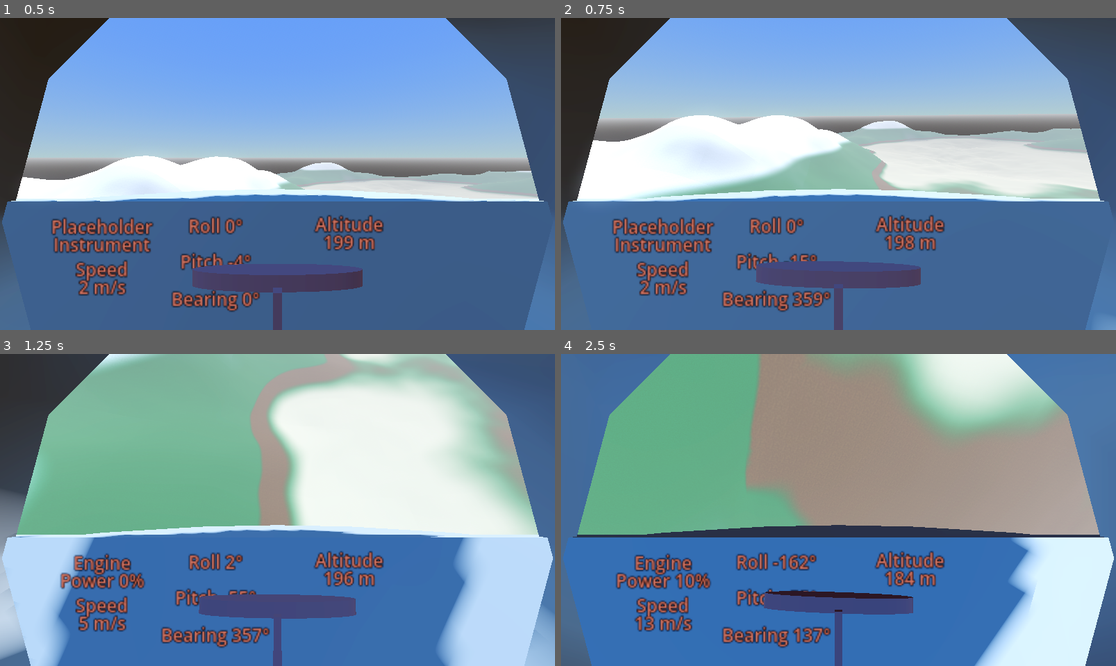
Above: before the commit, frames 1-4 (two rows, left to right).
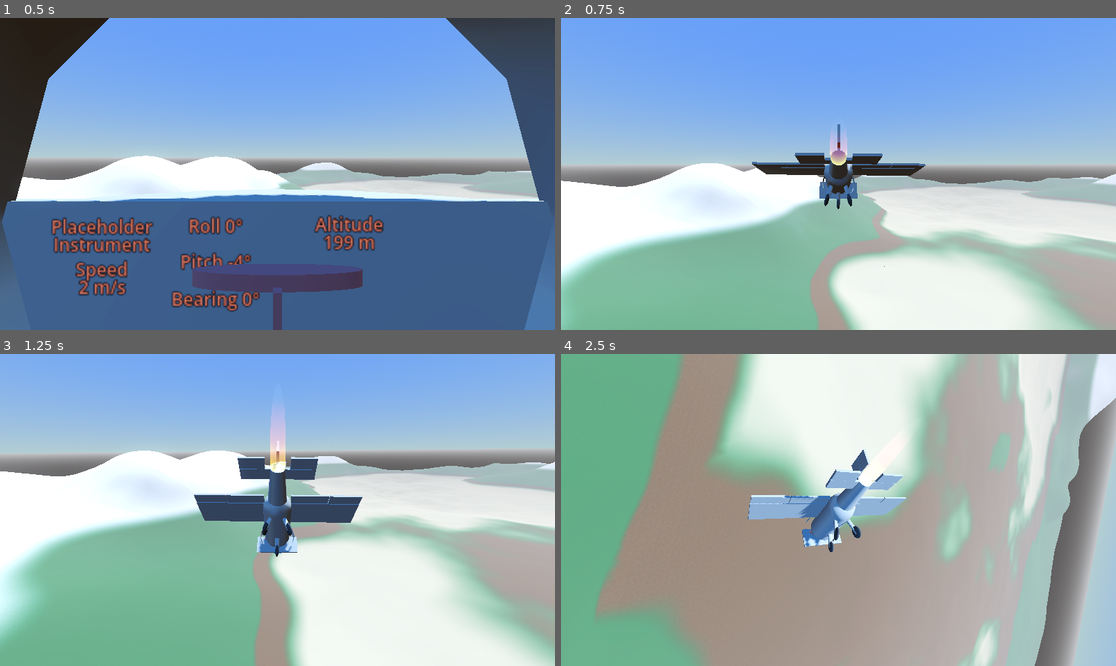
Above: after the commit, the same moments.

Repository: 100-Devs-1-Game/UndeadReckoning
Game: Godot game, scene res://Main.tscn
Two runs of this game, one before a commit and one after it. Both use one fixed random seed, a clock stepped at 60 frames per second and the inputs below. Sound files missing from this copy of the repository are replaced by a short silence.
Inputs (mouse positions are in pixels of both pictures, inside the frame that each line leads up to):
- Up to frame 1 (0.5 s): no input
- Up to frame 2 (0.75 s): tap Enter at 0.5 s; move the mouse to (866, 174) at 0.52 s; hold W from 0.53 s (still down); tap C at 0.6 s
- Up to frame 3 (1.25 s): keep holding W; tap Space at 0.77, 1.07 s; tap F at 0.8 s
- Up to frame 4 (2.5 s): keep holding W; move the mouse to (810, 510) at 1.27 s; tap F at 1.35, 2.3 s; tap Space at 1.52, 1.82 s; tap C at 1.55, 2.1 s; move the mouse to (849, 503) at 2.02 s

Frame 1 is identical in both runs. In frame 2, 86% of the frame differs, in the area x 0-100%, y 0-100%; in frame 3, 95%; in frame 4, 92%.

Commit message:
Implement camera toggling

Diff:
--- a/src/Main.tscn
+++ b/src/Main.tscn
@@ -29,8 +29,11 @@
 
 [sub_resource type="WorldBoundaryShape3D" id="WorldBoundaryShape3D_wkp8b"]
 
-[node name="Main" type="Node3D"]
+[node name="Main" type="Node3D" node_paths=PackedStringArray("tripod", "aircraft")]
 script = ExtResource("1_3dxm6")
+cockpit_view = true
+tripod = NodePath("CameraTripod")
+aircraft = NodePath("Aircraft")
 
 [node name="WorldEnvironment" type="WorldEnvironment" parent="."]
 environment = SubResource("Environment_fos0i")
--- a/src/example/scenes/CameraTripod/CameraTripod.gd
+++ b/src/example/scenes/CameraTripod/CameraTripod.gd
@@ -1,10 +1,13 @@
+class_name CameraTripod
 extends Node3D
 
 
 @export var TargetNode: NodePath
+@export var RotationSpeed: float = 1.0
+
 @onready var target_node = get_node_or_null(TargetNode)
+@onready var camera: Camera3D = $Camera3D
 
-@export var RotationSpeed: float = 1.0
 
 func _process(delta):
 	if target_node and is_instance_valid(target_node):
--- a/src/game/game.gd
+++ b/src/game/game.gd
@@ -1,2 +1,40 @@
 class_name Game
 extends Node3D
+
+
+@export var cockpit_view: bool= false
+
+@export var tripod: CameraTripod
+@export var aircraft: OurAircraft
+
+var cameras: Array[Camera3D]
+
+
+
+func _ready() -> void:
+	var camera: Camera3D
+	if aircraft:
+		camera= aircraft.cockpit.camera
+		cameras.append(camera)
+		camera.current= cockpit_view
+	if tripod:
+		camera= tripod.camera
+		cameras.append(camera)
+		camera.current= not cockpit_view
+
+
+func _input(event: InputEvent) -> void:
+	if not event.is_pressed():
+		return
+
+	if event is InputEventKey:
+		if event.keycode == KEY_F1:
+			var mode:= DisplayServer.window_get_mode(0)
+			DisplayServer.window_set_mode(DisplayServer.WINDOW_MODE_FULLSCREEN if mode == DisplayServer.WINDOW_MODE_WINDOWED else DisplayServer.WINDOW_MODE_FULLSCREEN)
+		if event.keycode == KEY_C:
+			for camera in cameras:
+				if camera.current:
+					var idx:= cameras.find(camera)
+					idx= wrapi(idx + 1, 0, cameras.size())
+					cameras[idx].current= true
+					break
--- a/src/plane/cockpit.gd
+++ b/src/plane/cockpit.gd
@@ -5,6 +5,8 @@
 
 @export var steering_joint: Node3D
 @export var steering_handle_joint: Node3D
+
+@onready var camera: Camera3D = $Camera3D
 
 var target_steering_joint:= Node3D.new()
 var target_steering_handle_joint:= Node3D.new()
--- a/src/plane/our_aircraft.gd
+++ b/src/plane/our_aircraft.gd
@@ -3,6 +3,7 @@
 
 @export var enable_builtin_interface: bool= false
 
+@onready var cockpit: Cockpit = $Cockpit
 @onready var builtin_interface: CanvasLayer = $"Builtin Interface"
 
 
--- a/src/test/flat_terrain_test.gd
+++ b/src/test/flat_terrain_test.gd
@@ -1,18 +1,6 @@
 extends Game
-
-@onready var aircraft: Aircraft = $Aircraft
 
 
 
 func _on_aircraft_crashed(impact_velocity: Variant) -> void:
 	aircraft.queue_free()
-
-
-func _input(event: InputEvent) -> void:
-	if not event.is_pressed():
-		return
-
-	if event is InputEventKey:
-		if event.keycode == KEY_F1:
-			var mode:= DisplayServer.window_get_mode(0)
-			DisplayServer.window_set_mode(DisplayServer.WINDOW_MODE_FULLSCREEN if mode == DisplayServer.WINDOW_MODE_WINDOWED else DisplayServer.WINDOW_MODE_FULLSCREEN)
--- a/src/test/flat_terrain_test.tscn
+++ b/src/test/flat_terrain_test.tscn
@@ -42,8 +42,10 @@
 
 [sub_resource type="WorldBoundaryShape3D" id="WorldBoundaryShape3D_wkp8b"]
 
-[node name="Main" type="Node3D"]
+[node name="Main" type="Node3D" node_paths=PackedStringArray("tripod", "aircraft")]
 script = ExtResource("1_30l3t")
+tripod = NodePath("CameraTripod")
+aircraft = NodePath("Aircraft")
 
 [node name="Sandbox" type="Node" parent="." node_paths=PackedStringArray("aircraft")]
 script = ExtResource("2_762fy")
